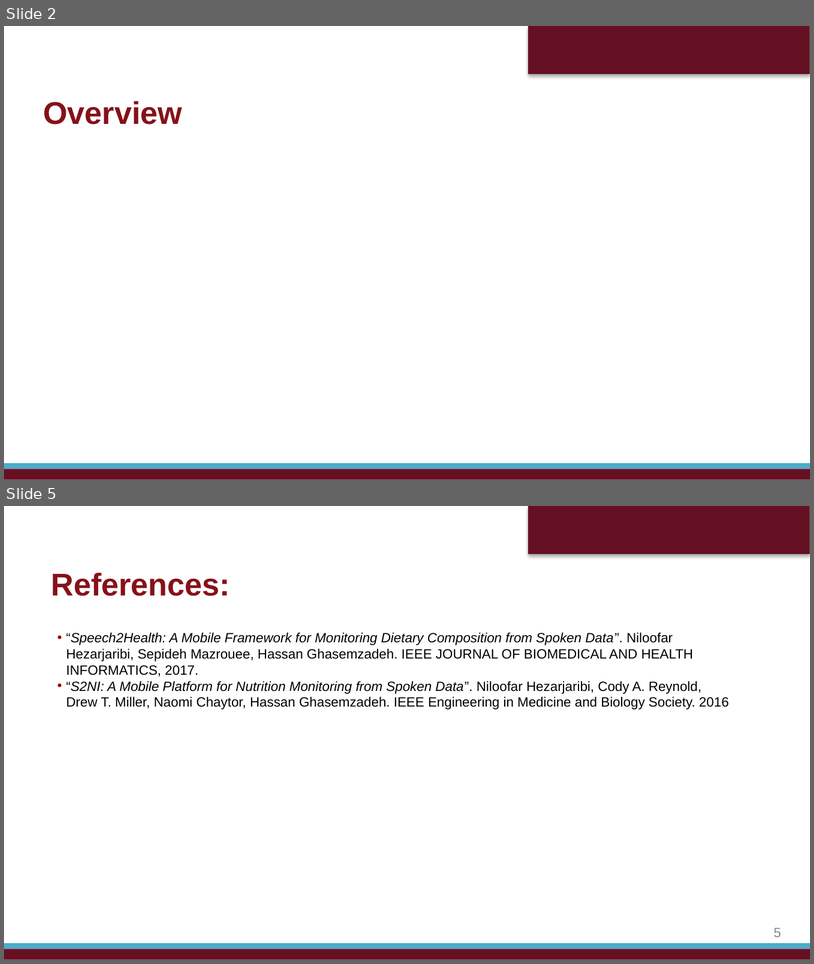
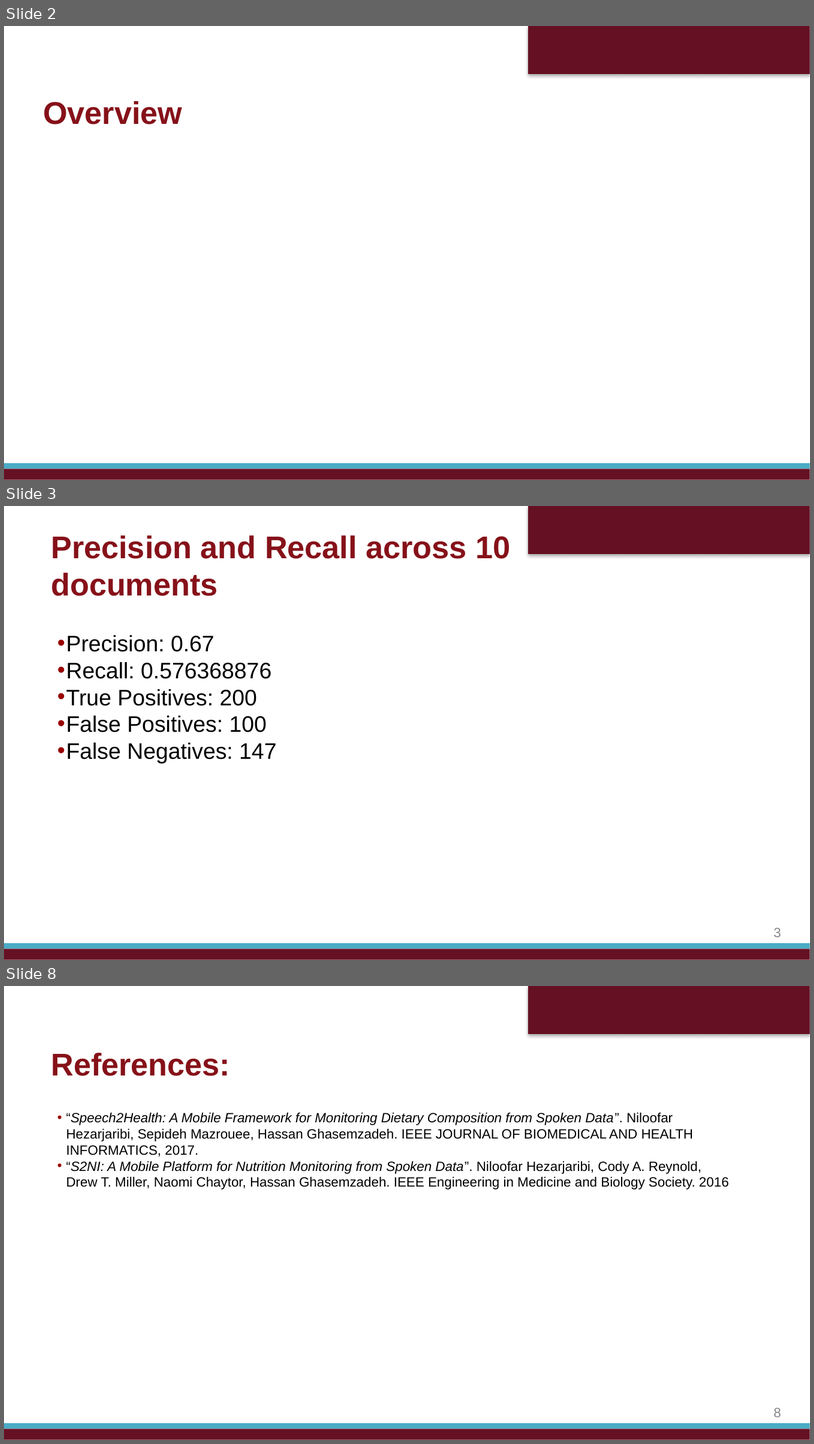
Before and after one commit to bwaters34/foodMonitoringNLP, a slide deck: Presentation/18Jan2018.pptx. Shown one above the other, each under a label of ours: slides 2 and 5 before the commit, slides 2, 3 and 8 after it; the slides between them are not shown. The pictures are 814x964 and 814x1444 pixels, drawn with LibreOffice and Linux fonts; fonts in the diff are those of the drawing; background and template pictures are left out. Boxes give left, top, right and bottom in pixels: in the first picture for what was removed or moved away, otherwise in the second. Text is boxed around its words. In the diff, an @@ line names an element or a change of style, - is before the commit and + after.

```diff
--- a/Presentation/18Jan2018.pptx
+++ b/Presentation/18Jan2018.pptx
@@ slide 3 added at (4, 506, 810, 960), background #FFFFFF; not listed: 3 template elements that a slide beside it also shows @@
@@ text added at (51, 535, 510, 596), 28 pt, text #861119, bold @@
+Precision and Recall across 10 documents
@@ text added at (66, 635, 276, 763), 20 pt, text #000000 @@
+• Precision: 0.67
+• Recall: 0.576368876
+• True Positives: 200
+• False Positives: 100
+• False Negatives: 147
@@ page number added at (774, 927, 781, 937), 12 pt, text #888888 @@
+3
@@ what was slide 5 is now slide 8 @@
@@ page number at (774, 1407, 781, 1417): text changed @@
-5
+8
```
Also in this commit, not shown: 2 slides changed, 2 other slides added, 4 other files.
